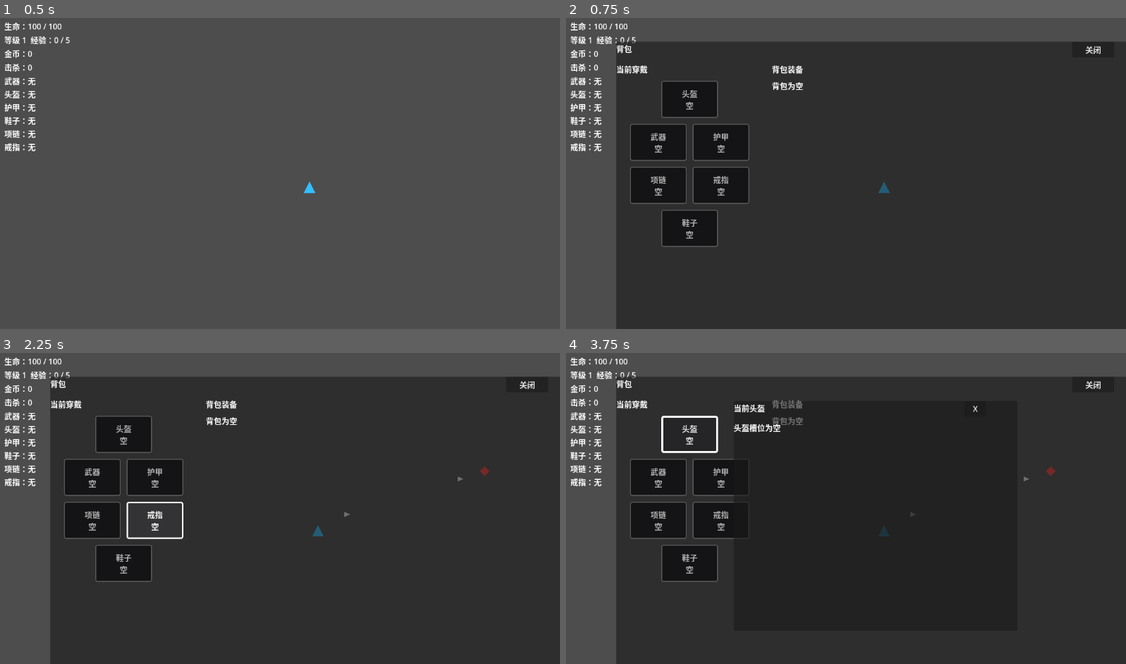
Above: before the commit, frames 1-4 (two rows, left to right).
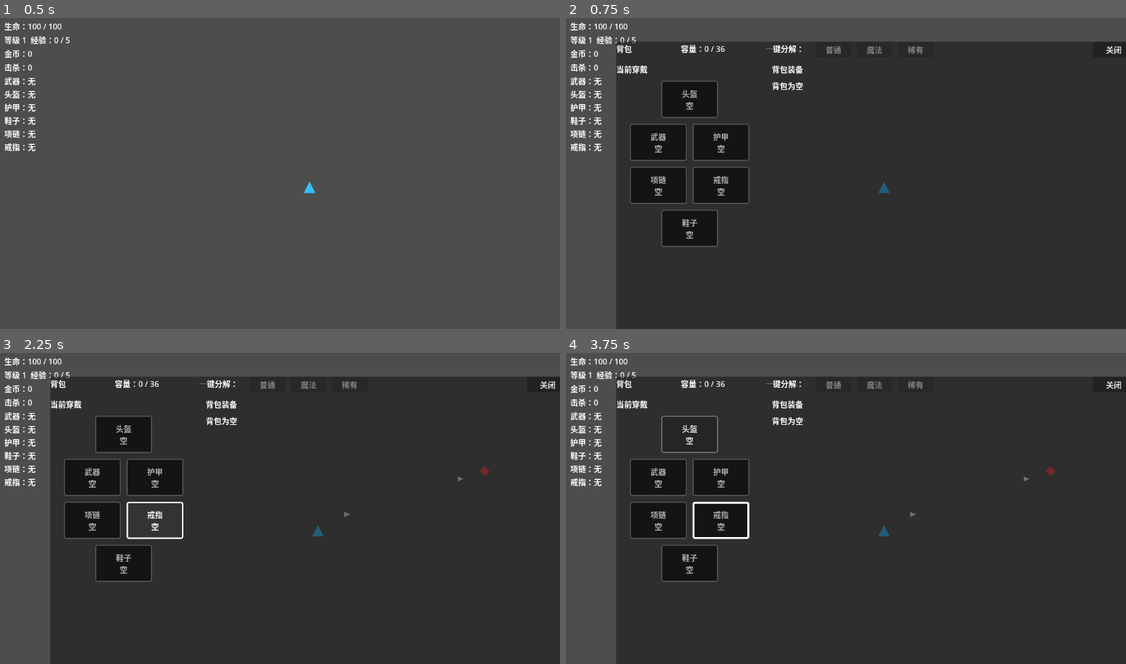
Above: after the commit, the same moments.

Repository: airisuzuki123/RogueLootPrototype
Game: Godot game, scene res://scenes/main.tscn
Same seed, same stepped clock (60 frames per second), same inputs: the game is played once before the commit and once after it.
Inputs (mouse positions are in pixels of both pictures, inside the frame that each line leads up to):
- Up to frame 1 (0.5 s): no input
- Up to frame 2 (0.75 s): tap Enter at 0.5 s; move the mouse to (969, 154) at 0.52 s; hold D (move_right) from 0.53 s (still down); tap B at 0.6 s; click (969, 154) at 0.67 s
- Up to frame 3 (2.25 s): release D (move_right) at 1.25 s; click "关闭" at 1.25 s; tap Space at 2 s; move the mouse to (168, 520) at 2.02 s; hold S (move_down) from 2.03 s (still down); tap B at 2.1 s; click (168, 520) at 2.17 s
- Up to frame 4 (3.75 s): release S (move_down) at 2.75 s; click (974, 408) at 2.75 s, where only the run before the commit has a clickable "X"; click "头盔 空" at 3.5 s

Frame 1 is identical in both runs. In frame 2, 0.4% of the frame differs, in the area x 20-100%, y 8-12%; in frame 3, 0.4%; in frame 4, 1.4%, in the area x 17-100%, y 8-60%.

Commit message:
Improve inventory closeout usability

Diff:
--- a/scripts/core/game_manager.gd
+++ b/scripts/core/game_manager.gd
@@ -13,6 +13,8 @@
 signal inventory_open_changed(is_open: bool)
 signal upgrade_choices_requested(choices: Array)
 signal run_ended(kills: int, gold: int)
+
+const MAX_INVENTORY_SIZE: int = 36
 
 var gold: int = 0
 var kills: int = 0
@@ -124,13 +126,17 @@
 	_set_loot_message("金币 +%d" % final_amount)
 	return final_amount
 
-func pickup_equipment(equipment: Dictionary) -> void:
+func pickup_equipment(equipment: Dictionary) -> bool:
 	if is_run_over or equipment.is_empty():
-		return
+		return false
+	if inventory.size() >= MAX_INVENTORY_SIZE:
+		_set_loot_message("背包已满，无法拾取：%s" % equipment["name"])
+		return false
 	inventory.append(equipment.duplicate(true))
 	_sort_inventory()
 	inventory_changed.emit(inventory)
 	_set_loot_message("已放入背包：%s" % equipment["name"])
+	return true
 
 func toggle_inventory_open() -> void:
 	if is_run_over or is_upgrade_pending:
@@ -180,11 +186,35 @@
 	inventory_changed.emit(inventory)
 	_set_loot_message("已分解：%s，金币 +%d" % [salvaged_name, gained_gold])
 
+func salvage_inventory_by_rarity(rarity_name: String) -> void:
+	if rarity_name.is_empty():
+		return
+	var kept_items: Array[Dictionary] = []
+	var total_value := 0
+	var salvaged_count := 0
+	for equipment in inventory:
+		if str(equipment.get("rarity", "")) == rarity_name:
+			total_value += EquipmentFactory.get_salvage_value(equipment)
+			salvaged_count += 1
+		else:
+			kept_items.append(equipment)
+	if salvaged_count <= 0:
+		_set_loot_message("没有可分解的%s装备" % rarity_name)
+		return
+	inventory = kept_items
+	_sort_inventory()
+	var gained_gold := add_gold(total_value)
+	inventory_changed.emit(inventory)
+	_set_loot_message("已分解%d件%s装备，金币 +%d" % [salvaged_count, rarity_name, gained_gold])
+
 func get_inventory_items() -> Array:
 	return inventory.duplicate(true)
 
 func get_inventory_count() -> int:
 	return inventory.size()
+
+func get_inventory_capacity() -> int:
+	return MAX_INVENTORY_SIZE
 
 func get_equipped_item(slot_id: String) -> Dictionary:
 	return equipped_items.get(slot_id, {}).duplicate(true)
--- a/scripts/items/loot_drop.gd
+++ b/scripts/items/loot_drop.gd
@@ -20,9 +20,10 @@
 		return
 	if equipment.is_empty():
 		GameManager.add_gold(_get_scaled_gold_amount())
-	else:
-		GameManager.pickup_equipment(equipment)
-	queue_free()
+		queue_free()
+		return
+	if GameManager.pickup_equipment(equipment):
+		queue_free()
 
 func _get_scaled_equipment_chance() -> float:
 	var level_bonus := minf(0.12, float(maxi(0, source_level - 1)) * 0.015)
--- a/scripts/ui/hud.gd
+++ b/scripts/ui/hud.gd
@@ -16,8 +16,11 @@
 var equip_button: Button
 var salvage_button: Button
 var inventory_panel: PanelContainer
+var inventory_capacity_label: Label
 var inventory_list: GridContainer
 var equipped_slot_buttons: Dictionary = {}
+var salvage_rarity_buttons: Dictionary = {}
+var detail_modal_overlay: Control
 var detail_modal_panel: PanelContainer
 var detail_title_label: Label
 var detail_body_label: Label
@@ -170,8 +173,8 @@
 	if key_event.keycode == KEY_B:
 		GameManager.toggle_inventory_open()
 	elif key_event.keycode == KEY_ESCAPE and GameManager.is_inventory_open:
-		if detail_modal_panel != null and detail_modal_panel.visible:
-			detail_modal_panel.visible = false
+		if detail_modal_overlay != null and detail_modal_overlay.visible:
+			detail_modal_overlay.visible = false
 		else:
 			GameManager.set_inventory_open(false)
 
@@ -205,8 +208,8 @@
 
 func _on_inventory_open_changed(is_open: bool) -> void:
 	inventory_panel.visible = is_open
-	if detail_modal_panel != null and not is_open:
-		detail_modal_panel.visible = false
+	if detail_modal_overlay != null and not is_open:
+		detail_modal_overlay.visible = false
 	if is_open and selected_inventory_index < 0 and not inventory_items.is_empty():
 		selected_inventory_index = 0
 	_refresh_inventory_panel()
@@ -265,8 +268,30 @@
 
 	var title := Label.new()
 	title.text = "背包"
-	title.custom_minimum_size = Vector2(920, 28)
+	title.custom_minimum_size = Vector2(120, 28)
 	title_row.add_child(title)
+
+	inventory_capacity_label = Label.new()
+	inventory_capacity_label.custom_minimum_size = Vector2(160, 28)
+	title_row.add_child(inventory_capacity_label)
+
+	var salvage_label := Label.new()
+	salvage_label.text = "一键分解："
+	salvage_label.custom_minimum_size = Vector2(92, 28)
+	title_row.add_child(salvage_label)
+
+	for rarity in EquipmentFactory.RARITIES:
+		var rarity_name := str(rarity["name"])
+		var button := Button.new()
+		button.text = rarity_name
+		button.custom_minimum_size = Vector2(72, 32)
+		button.pressed.connect(_on_salvage_rarity_pressed.bind(rarity_name))
+		title_row.add_child(button)
+		salvage_rarity_buttons[rarity_name] = button
+
+	var spacer := Control.new()
+	spacer.size_flags_horizontal = Control.SIZE_EXPAND_FILL
+	title_row.add_child(spacer)
 
 	var close_button := Button.new()
 	close_button.text = "关闭"
@@ -316,6 +341,8 @@
 func _refresh_inventory_panel() -> void:
 	if inventory_list == null:
 		return
+	_refresh_inventory_capacity()
+	_refresh_salvage_buttons()
 	_refresh_equipped_slot_buttons()
 	for child in inventory_list.get_children():
 		child.queue_free()
@@ -342,9 +369,35 @@
 	_show_inventory_detail_modal()
 
 func _on_inventory_close_pressed() -> void:
-	if detail_modal_panel != null:
-		detail_modal_panel.visible = false
+	if detail_modal_overlay != null:
+		detail_modal_overlay.visible = false
 	GameManager.set_inventory_open(false)
+
+func _on_salvage_rarity_pressed(rarity_name: String) -> void:
+	if detail_modal_overlay != null:
+		detail_modal_overlay.visible = false
+	GameManager.salvage_inventory_by_rarity(rarity_name)
+
+func _refresh_inventory_capacity() -> void:
+	if inventory_capacity_label == null:
+		return
+	var count := GameManager.get_inventory_count()
+	var capacity := GameManager.get_inventory_capacity()
+	inventory_capacity_label.text = "容量：%d / %d" % [count, capacity]
+	var color := Color(1.0, 0.45, 0.35, 1.0) if count >= capacity else Color.WHITE
+	inventory_capacity_label.add_theme_color_override("font_color", color)
+
+func _refresh_salvage_buttons() -> void:
+	for rarity_name in salvage_rarity_buttons.keys():
+		var button: Button = salvage_rarity_buttons[rarity_name]
+		button.disabled = _count_inventory_items_by_rarity(str(rarity_name)) <= 0
+
+func _count_inventory_items_by_rarity(rarity_name: String) -> int:
+	var count := 0
+	for equipment in inventory_items:
+		if str(equipment.get("rarity", "")) == rarity_name:
+			count += 1
+	return count
 
 func _add_equipped_slot_row(parent: Control, slot_ids: Array) -> void:
 	var row := HBoxContainer.new()
@@ -384,11 +437,19 @@
 	_show_equipped_detail_modal(slot_id)
 
 func _build_inventory_detail_modal(root: Control) -> void:
+	detail_modal_overlay = Control.new()
+	detail_modal_overlay.visible = false
+	detail_modal_overlay.set_anchors_preset(Control.PRESET_FULL_RECT)
+	detail_modal_overlay.mouse_filter = Control.MOUSE_FILTER_STOP
+	detail_modal_overlay.gui_input.connect(_on_detail_overlay_gui_input)
+	root.add_child(detail_modal_overlay)
+
 	detail_modal_panel = PanelContainer.new()
-	detail_modal_panel.visible = false
-	detail_modal_panel.position = Vector2(350, 110)
-	detail_modal_panel.custom_minimum_size = Vector2(580, 470)
-	root.add_child(detail_modal_panel)
+	detail_modal_panel.position = Vector2(320, 90)
+	detail_modal_panel.custom_minimum_size = Vector2(640, 520)
+	detail_modal_panel.mouse_filter = Control.MOUSE_FILTER_STOP
+	detail_modal_panel.gui_input.connect(_on_detail_panel_gui_input)
+	detail_modal_overlay.add_child(detail_modal_panel)
 
 	var modal_root := VBoxContainer.new()
 	modal_root.add_theme_constant_override("separation", 10)
@@ -399,25 +460,28 @@
 	modal_root.add_child(title_row)
 
 	detail_title_label = Label.new()
-	detail_title_label.custom_minimum_size = Vector2(460, 28)
+	detail_title_label.custom_minimum_size = Vector2(600, 28)
 	title_row.add_child(detail_title_label)
 
-	var close_button := Button.new()
-	close_button.text = "X"
-	close_button.custom_minimum_size = Vector2(44, 32)
-	close_button.pressed.connect(_on_detail_close_pressed)
-	title_row.add_child(close_button)
+	var detail_scroll := ScrollContainer.new()
+	detail_scroll.custom_minimum_size = Vector2(600, 360)
+	modal_root.add_child(detail_scroll)
+
+	var detail_content := VBoxContainer.new()
+	detail_content.custom_minimum_size = Vector2(580, 0)
+	detail_content.add_theme_constant_override("separation", 8)
+	detail_scroll.add_child(detail_content)
 
 	detail_body_label = Label.new()
-	detail_body_label.custom_minimum_size = Vector2(540, 190)
+	detail_body_label.custom_minimum_size = Vector2(580, 0)
 	detail_body_label.autowrap_mode = TextServer.AUTOWRAP_WORD_SMART
-	modal_root.add_child(detail_body_label)
+	detail_content.add_child(detail_body_label)
 
 	detail_comparison_label = Label.new()
-	detail_comparison_label.custom_minimum_size = Vector2(540, 150)
+	detail_comparison_label.custom_minimum_size = Vector2(580, 0)
 	detail_comparison_label.autowrap_mode = TextServer.AUTOWRAP_WORD_SMART
 	detail_comparison_label.add_theme_color_override("font_color", Color(1.0, 0.9, 0.45, 1.0))
-	modal_root.add_child(detail_comparison_label)
+	detail_content.add_child(detail_comparison_label)
 
 	var button_row := HBoxContainer.new()
 	button_row.alignment = BoxContainer.ALIGNMENT_CENTER
@@ -452,7 +516,7 @@
 	detail_equip_button.visible = true
 	detail_salvage_button.visible = true
 	detail_salvage_button.text = "分解 +%d 金币" % EquipmentFactory.get_salvage_value(equipment)
-	detail_modal_panel.visible = true
+	detail_modal_overlay.visible = true
 
 func _show_equipped_detail_modal(slot_id: String) -> void:
 	var slot_label := EquipmentFactory.get_slot_label(slot_id)
@@ -465,22 +529,27 @@
 	detail_comparison_label.text = ""
 	detail_equip_button.visible = false
 	detail_salvage_button.visible = false
-	detail_modal_panel.visible = true
+	detail_modal_overlay.visible = true
 
 func _on_detail_equip_pressed() -> void:
 	if selected_equipment_source != "inventory":
 		return
 	GameManager.equip_inventory_equipment(selected_inventory_index)
-	detail_modal_panel.visible = false
+	detail_modal_overlay.visible = false
 
 func _on_detail_salvage_pressed() -> void:
 	if selected_equipment_source != "inventory":
 		return
 	GameManager.salvage_inventory_equipment(selected_inventory_index)
-	detail_modal_panel.visible = false
-
-func _on_detail_close_pressed() -> void:
-	detail_modal_panel.visible = false
+	detail_modal_overlay.visible = false
+
+func _on_detail_overlay_gui_input(event: InputEvent) -> void:
+	if event is InputEventMouseButton and event.pressed:
+		detail_modal_overlay.visible = false
+
+func _on_detail_panel_gui_input(event: InputEvent) -> void:
+	if event is InputEventMouseButton:
+		detail_modal_panel.accept_event()
 
 func _get_equipment_icon_text(equipment: Dictionary, is_selected: bool) -> String:
 	var prefix := ">" if is_selected else ""
Not shown, changed: README.md
Not shown, changed: docs/design.md
Not shown, changed: docs/development-log.md
Not shown, changed: docs/stage-plan.md
